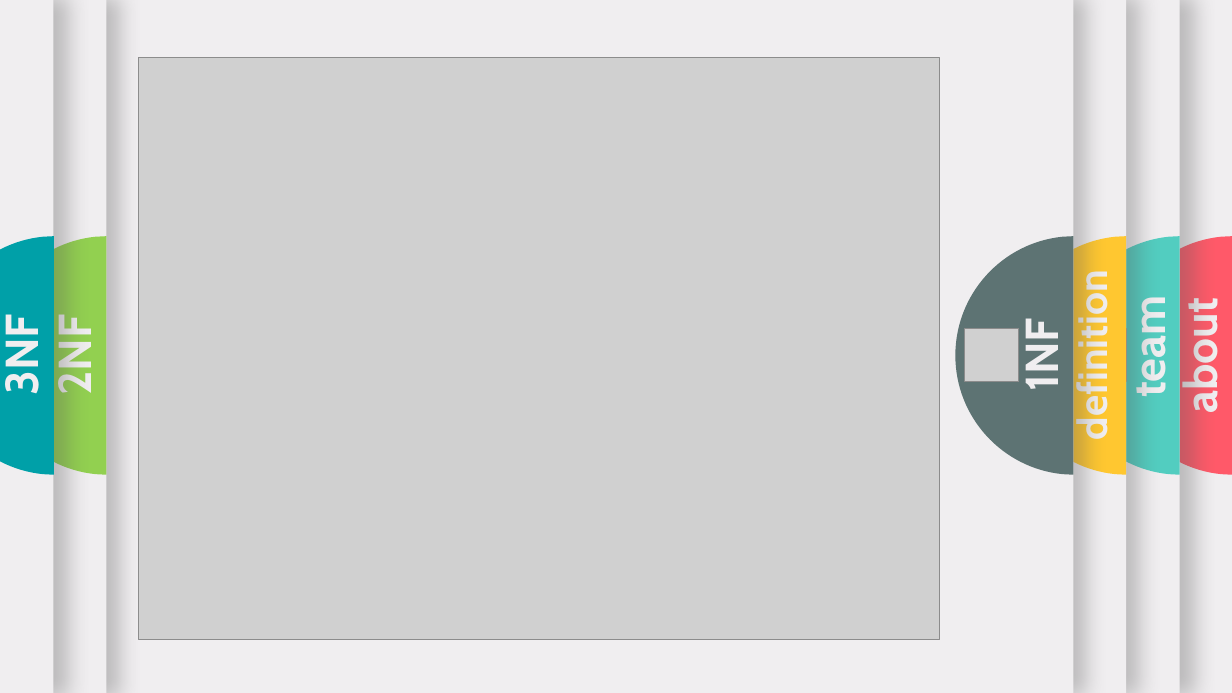
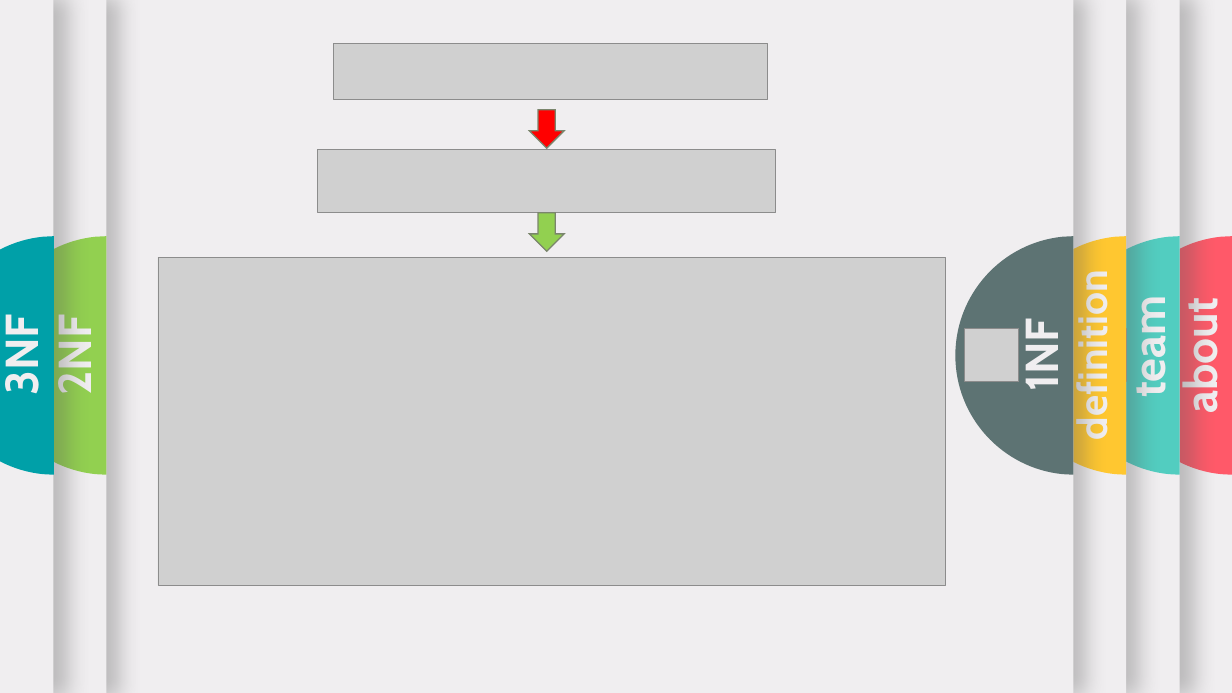
Before and after one commit to neamoth/DatabasePresentation, a slide deck: slide 6 of UltimateSleeping.pptx. Drawn at 1232x693 pixels with LibreOffice and Linux fonts; fonts in the diff are those of the drawing; grey boxes stand for pictures; background and template pictures are left out. Boxes give left, top, right and bottom in pixels: in the first picture for what was removed or moved away, otherwise in the second. Text is boxed around its words. In the diff, an @@ line names an element or a change of style, - is before the commit and + after.

```diff
--- a/UltimateSleeping.pptx
+++ b/UltimateSleeping.pptx
@@ picture added at (334,43,769,100) @@
@@ down arrow added at (530,110,565,149), fill #FF0000, outline #7A866C 1 pt @@
@@ picture added at (318,150,775,213) @@
@@ down arrow added at (530,213,565,251), fill #92D050, outline #7A866C 1 pt @@
@@ picture: place and size @@
-picture at (139,57,940,639)
+picture at (158,257,946,585)
```
Also in this commit, not shown: 5 other slides changed, 1 slide added, 1 slide removed, 1 other file.
